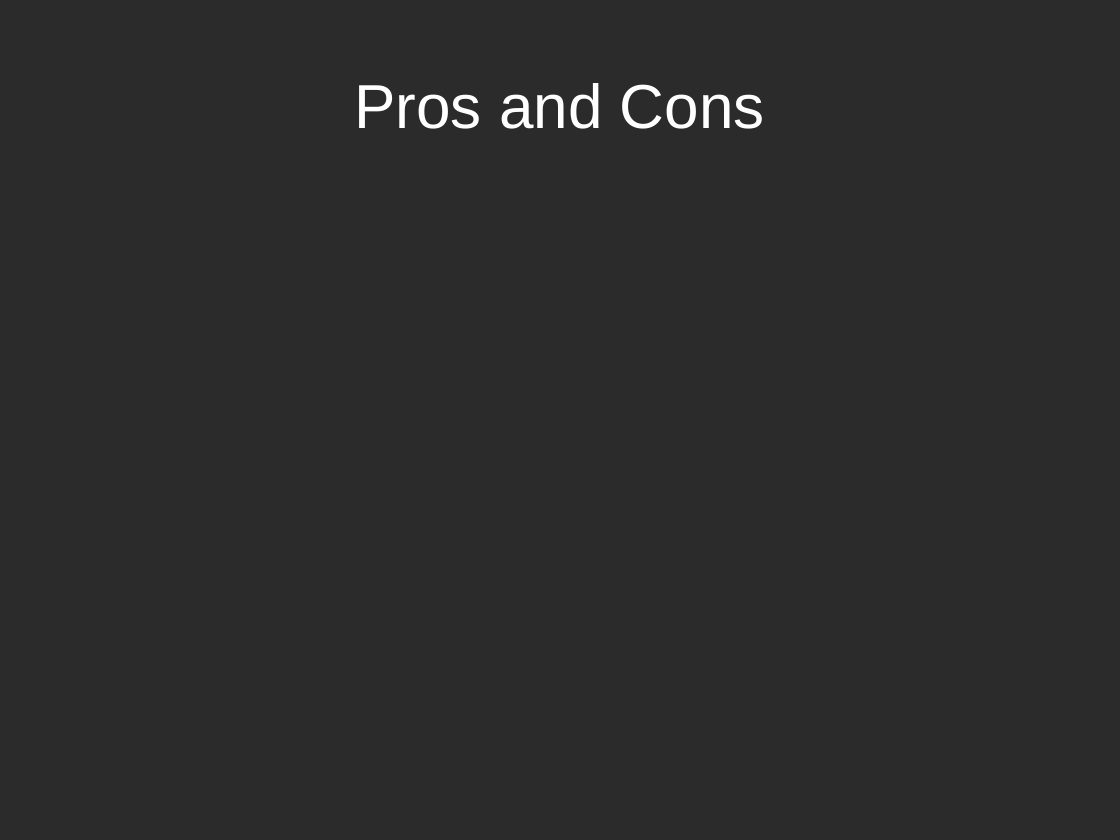
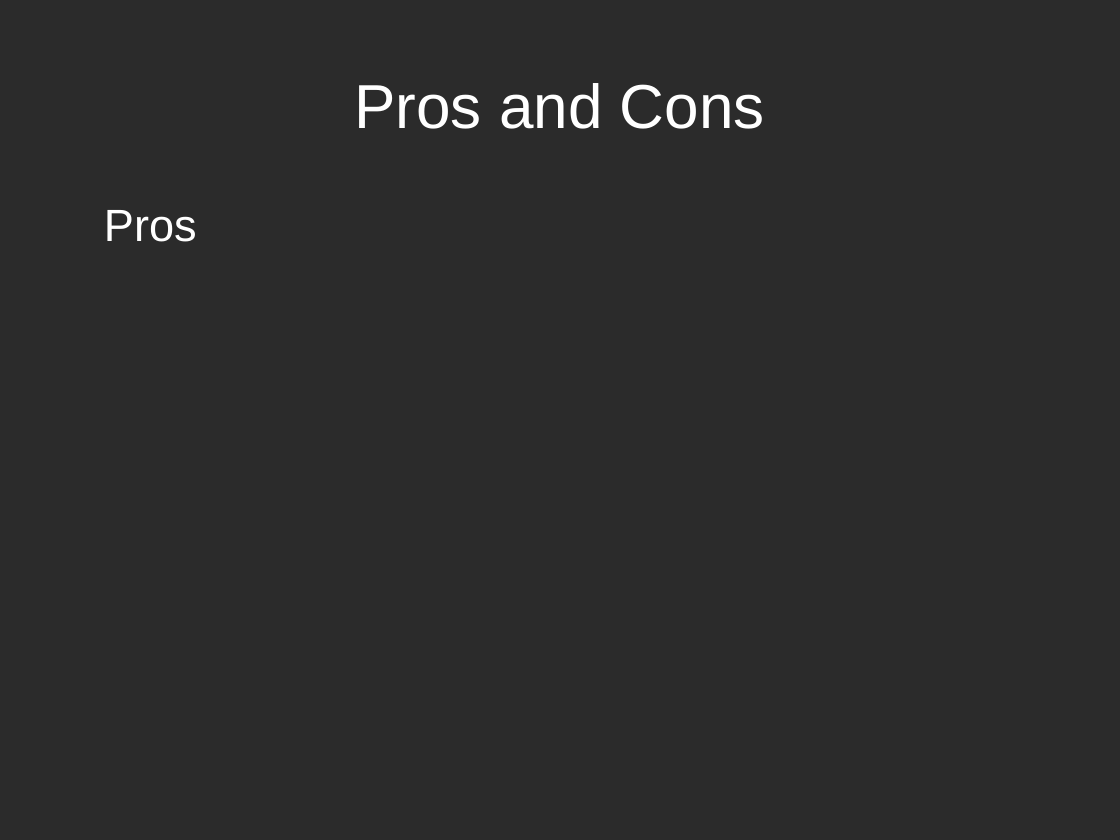
Before and after one commit to BrendanToolan/ResearchMethodsPresentation, a slide deck: slide 6 of research methods presentation.odp. Drawn at 1120x840 pixels with LibreOffice and Linux fonts; fonts in the diff are those of the drawing; background and template pictures are left out; a plain dark background stands for a picture behind light text. Boxes give left, top, right and bottom in pixels: in the first picture for what was removed or moved away, otherwise in the second. Text is boxed around its words. In the diff, an @@ line names an element or a change of style, - is before the commit and + after.

```diff
--- a/research methods presentation.odp
+++ b/research methods presentation.odp
@@ text added at <box>104,210,197,242</box>, 32 pt, text #FFFFFF @@
+Pros
```
Also in this commit, not shown: 1 slide added, 1 slide removed, 3 other files.
